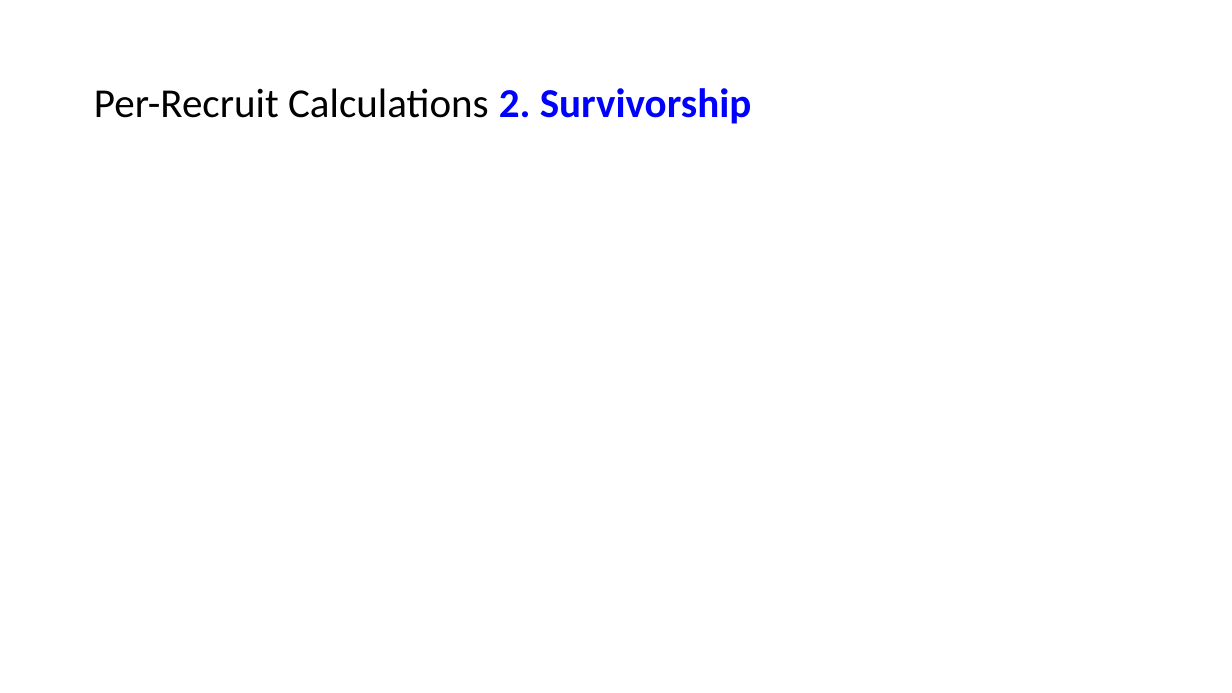
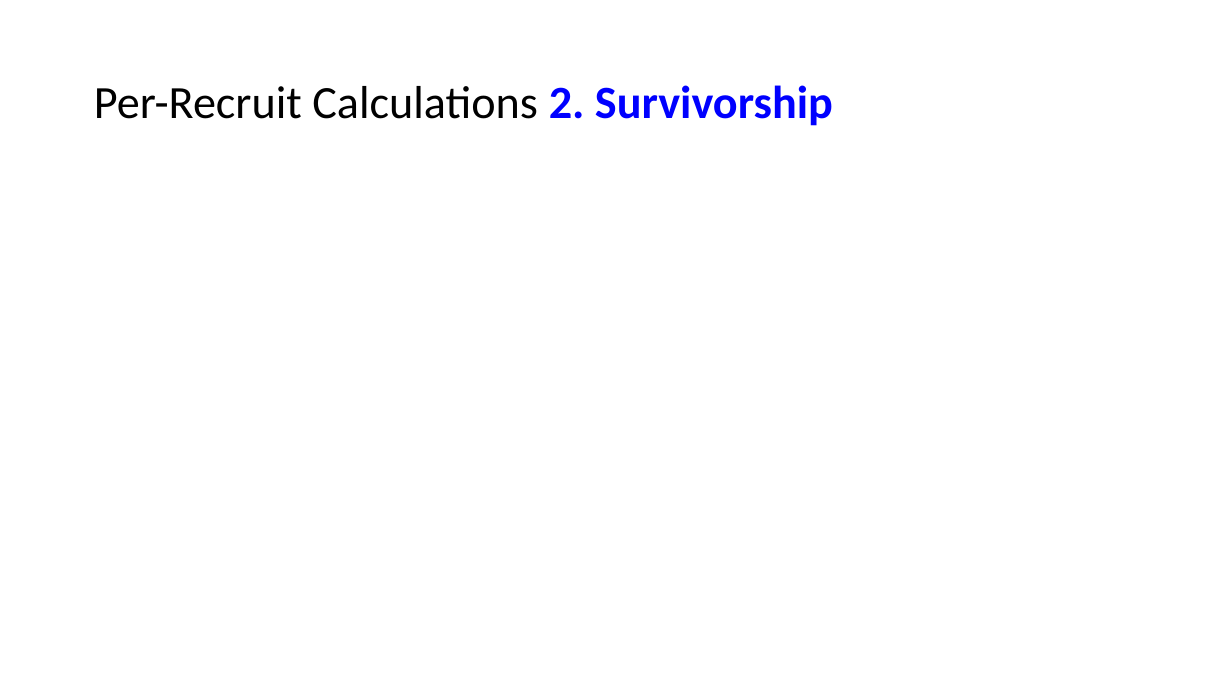
Before and after one commit to TESA-workshops/Ref-Pt-101, a slide deck: slide 68 of RefPt101_221110tb.pptx (slide 69 before the commit). Drawn at 1232x693 pixels with LibreOffice and Linux fonts; fonts in the diff are those of the drawing; grey boxes stand for pictures. Boxes give left, top, right and bottom in pixels: in the first picture for what was removed or moved away, otherwise in the second. Text is boxed around its words. In the diff, an @@ line names an element or a change of style, - is before the commit and + after.

```diff
--- a/RefPt101_221110tb.pptx
+++ b/RefPt101_221110tb.pptx
@@ title "Per-Recruit Calculations 2. Survivorship" at box(94, 85, 833, 126): size 32 to 36 pt @@
```
Also in this commit, not shown: 36 other slides changed, 1 slide removed, 1 other file.
